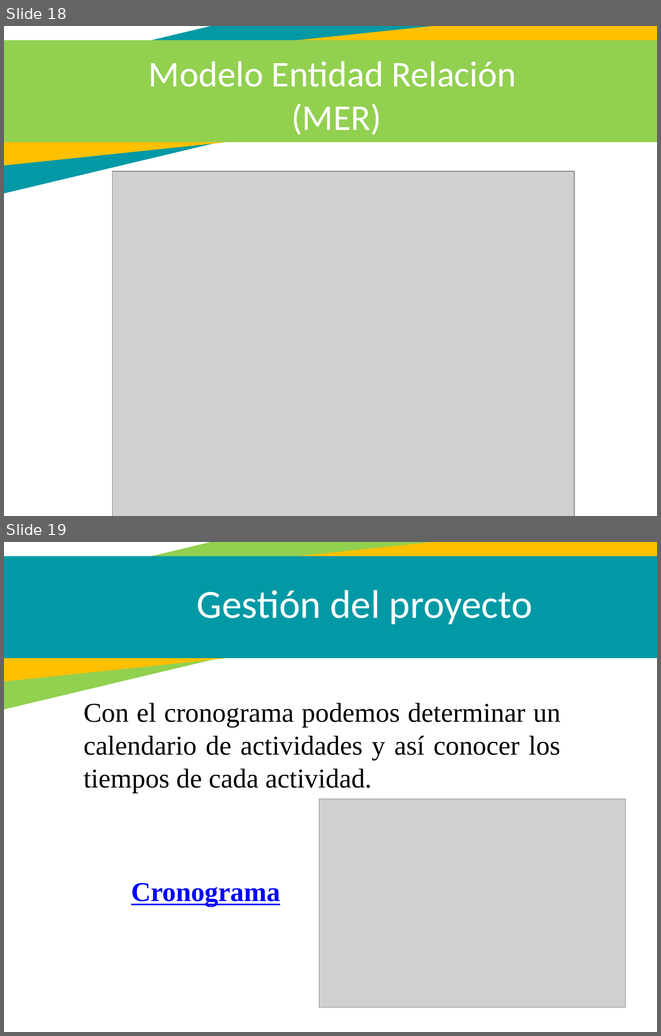
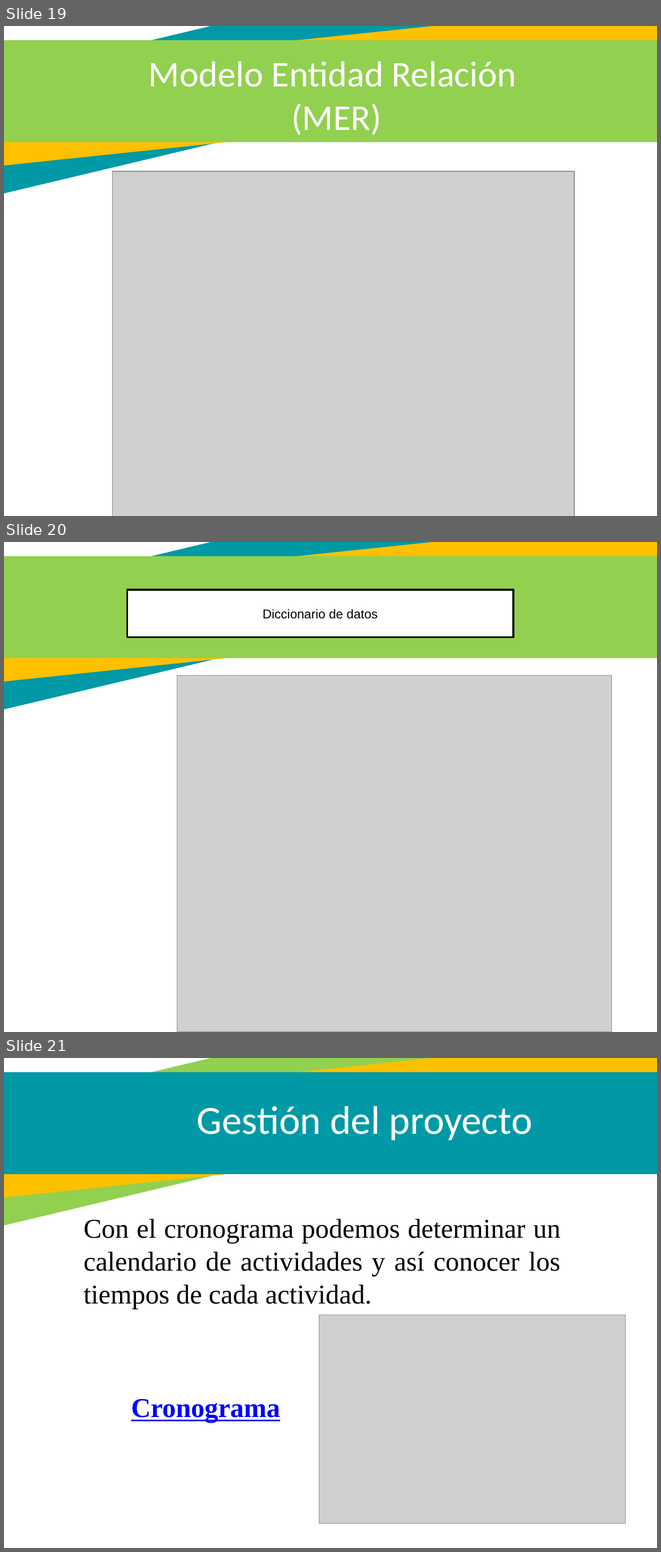
Before and after one commit to Miguel010293/Quickgift, a slide deck: Documentacion/Presentacion/Proyecto Quickgift 4Trim.pptx. Shown one above the other, each under a label of ours: slides 18 and 19 before the commit, slides 19, 20 and 21 after it. The pictures are 661x1036 and 661x1552 pixels, drawn with LibreOffice and Linux fonts; fonts in the diff are those of the drawing; grey boxes stand for pictures. Boxes give left, top, right and bottom in pixels: in the first picture for what was removed or moved away, otherwise in the second. Text is boxed around its words. In the diff, an @@ line names an element or a change of style, - is before the commit and + after.

```diff
--- a/Documentacion/Presentacion/Proyecto Quickgift 4Trim.pptx
+++ b/Documentacion/Presentacion/Proyecto Quickgift 4Trim.pptx
@@ slide 20 added at (4,542,657,1032), background #FFFFFF; not listed: 3 template elements that a slide beside it also shows @@
@@ rectangle added at (127,590,514,637), fill #FFFFFF, outline #000000 2 pt, 14 pt, text #000000 @@
+Diccionario de datos
@@ picture added at (177,675,612,1032) @@
@@ what was slide 18 is now slide 19 @@
@@ what was slide 19 is now slide 21 @@
```
Also in this commit, not shown: 1 slide changed, 2 other slides added, 15 other files.
